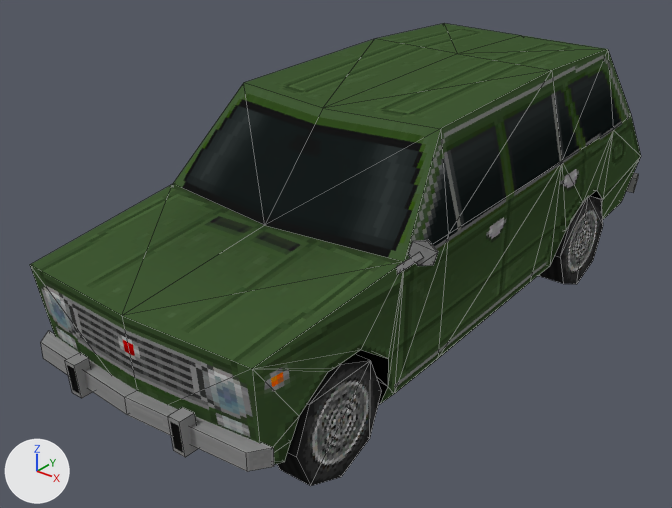
The Blender file Assets/Models/PSX_Style_Cars_by_GGBot_(August2023)/Car 01/Car.blend, before and after one commit.
Rendered twice from a 50 mm lens placed at (4.3, -6.17, 4.15), pointed at (-0.24, -0.5, 0.63). Every picture has the same lights, and +X, +Y and +Z are marked at lower left. The picture after the commit comes second. Mesh edges are drawn as thin lines.

Names of what the first picture shows: 'Car'.
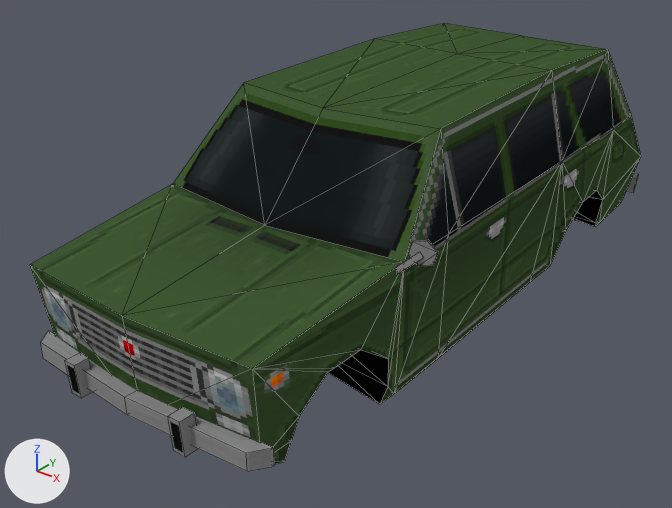
Diff of the bpy script that builds the scene:
```diff
--- a/Assets/Models/PSX_Style_Cars_by_GGBot_(August2023)/Car 01/Car.blend.py
+++ b/Assets/Models/PSX_Style_Cars_by_GGBot_(August2023)/Car 01/Car.blend.py
@@ me_car @@
 # used by ob_car; location = (0.0, 0.0, 0.0); rotation_euler = (1.571, 0.0, 0.0), in degrees (90, 0, 0)
-me_car.from_pydata(...)  # 249 vertices, 330 faces; spans x -1.21..1.35, y -0.04..2.14, z -3.08..3.07
+me_car.from_pydata(...)  # 185 vertices, 266 faces; spans x -1.21..1.35, y 0.29..2.14, z -3.08..3.07
+# me_car part 1: the loose piece of 16 vertices spanning x 0.86..1.13, y -0.04..0.88, z 1.7..2.61 is deleted
+# me_car part 2: the loose piece of 16 vertices spanning x 0.86..1.13, y -0.04..0.88, z -1.97..-1.05 is deleted
+# other edits to the shape of me_car do not show in these pictures
 me_car.materials.append(mat_car_mat)
```

Boxes [x1, y1, x2, y2] around the edits, measured in the pictures (672 x 508 px):
'Car', reshaped: before [30, 23, 641, 486]; after [30, 23, 641, 472]
part 1 of me_car, deleted: before [277, 354, 382, 486]
part 2 of me_car, deleted: before [538, 196, 603, 284]
